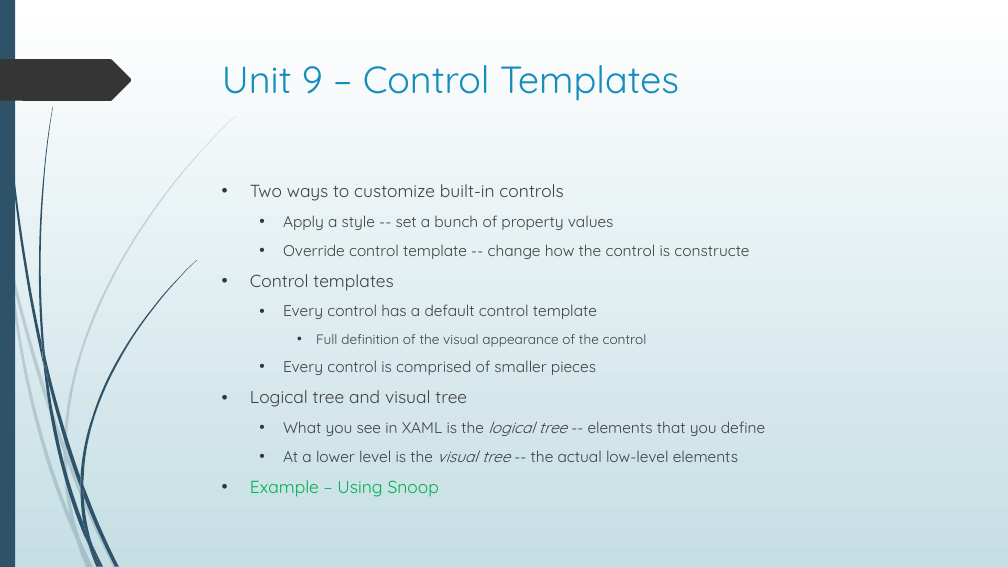
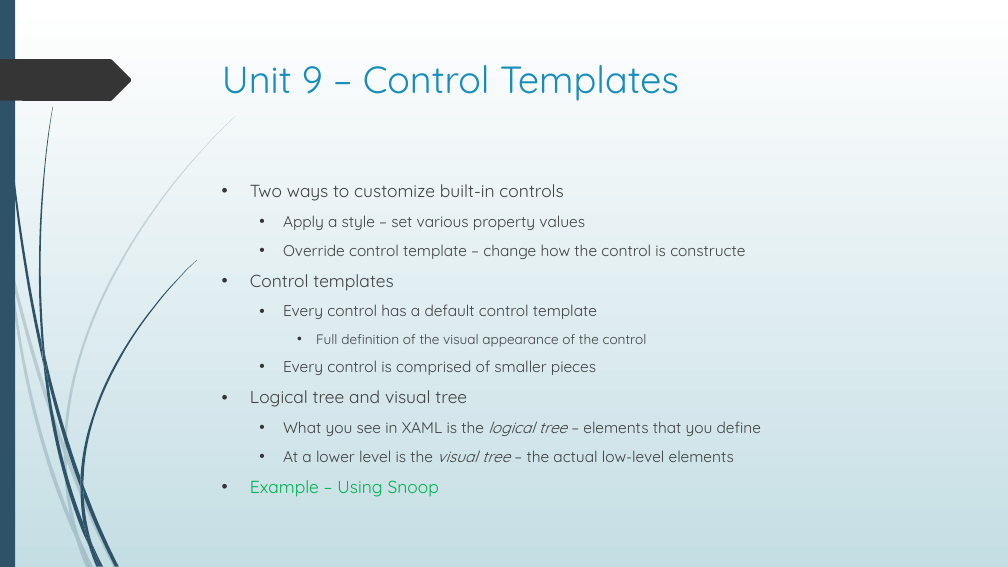
Before and after one commit to seanpsexton/wpf-workshop-solutions, a slide deck: slide 50 of WPF-Workshop-Sexton-Oct2023.pptx. Drawn at 1008x567 pixels with LibreOffice and Linux fonts; fonts in the diff are those of the drawing. Boxes give left, top, right and bottom in pixels: in the first picture for what was removed or moved away, otherwise in the second. Text is boxed around its words. In the diff, an @@ line names an element or a change of style, - is before the commit and + after.

Commit message:
Edit PPT for wording

```diff
--- a/WPF-Workshop-Sexton-Oct2023.pptx
+++ b/WPF-Workshop-Sexton-Oct2023.pptx
@@ text at <box>283,215,745,259</box>: text changed @@
-  • Apply a style -- set a bunch of property values
-  • Override control template -- change how the control is constructe
+  • Apply a style – set various property values
+  • Override control template – change how the control is constructe
@@ text at <box>283,421,761,462</box>: text changed @@
-  • What you see in XAML is the logical tree -- elements that you define
-  • At a lower level is the visual tree -- the actual low-level elements
+  • What you see in XAML is the logical tree – elements that you define
+  • At a lower level is the visual tree – the actual low-level elements
```
Also in this commit, not shown: 50 other slides changed.
